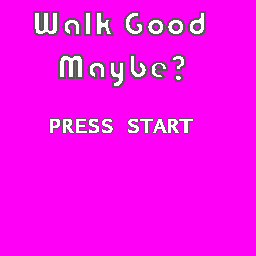
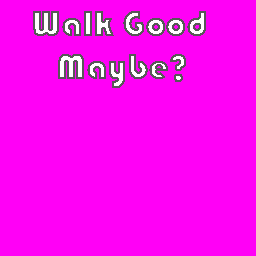
Two versions of the same layered image (256×256). Layer-by-layer changes:
hid "PRESS START" (1st of 2) over (x1=50, y1=119, x2=193, y2=133)
hid "Layer 5" over (x1=49, y1=118, x2=194, y2=134)
